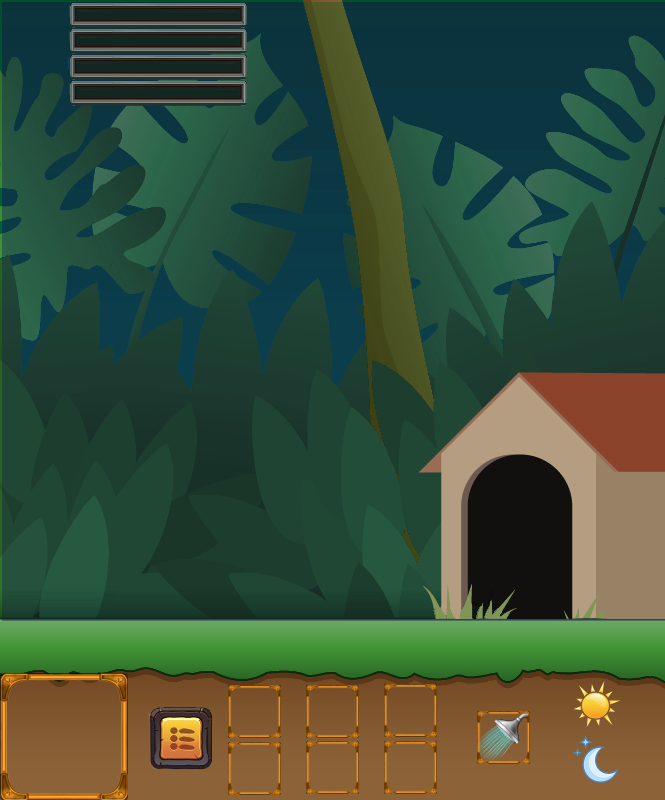
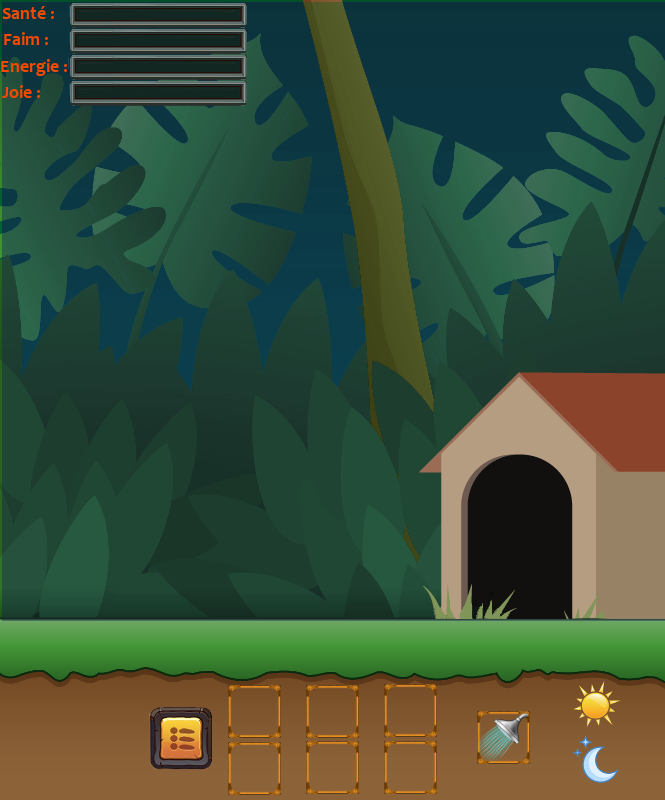
Two versions of the same layered image (665x800). Layer-by-layer changes:
added layer "Joie :" above "Energie :" over [2, 85, 40, 98]
added layer "Energie :" above "Faim :" over [1, 59, 67, 76]
added layer "Faim :" above "Santé :" over [4, 32, 48, 45]
added layer "Santé :" above "cadreCrea.png #3" over [2, 6, 54, 19]
painted on "cadreCrea.png" over [0, 673, 128, 800]
